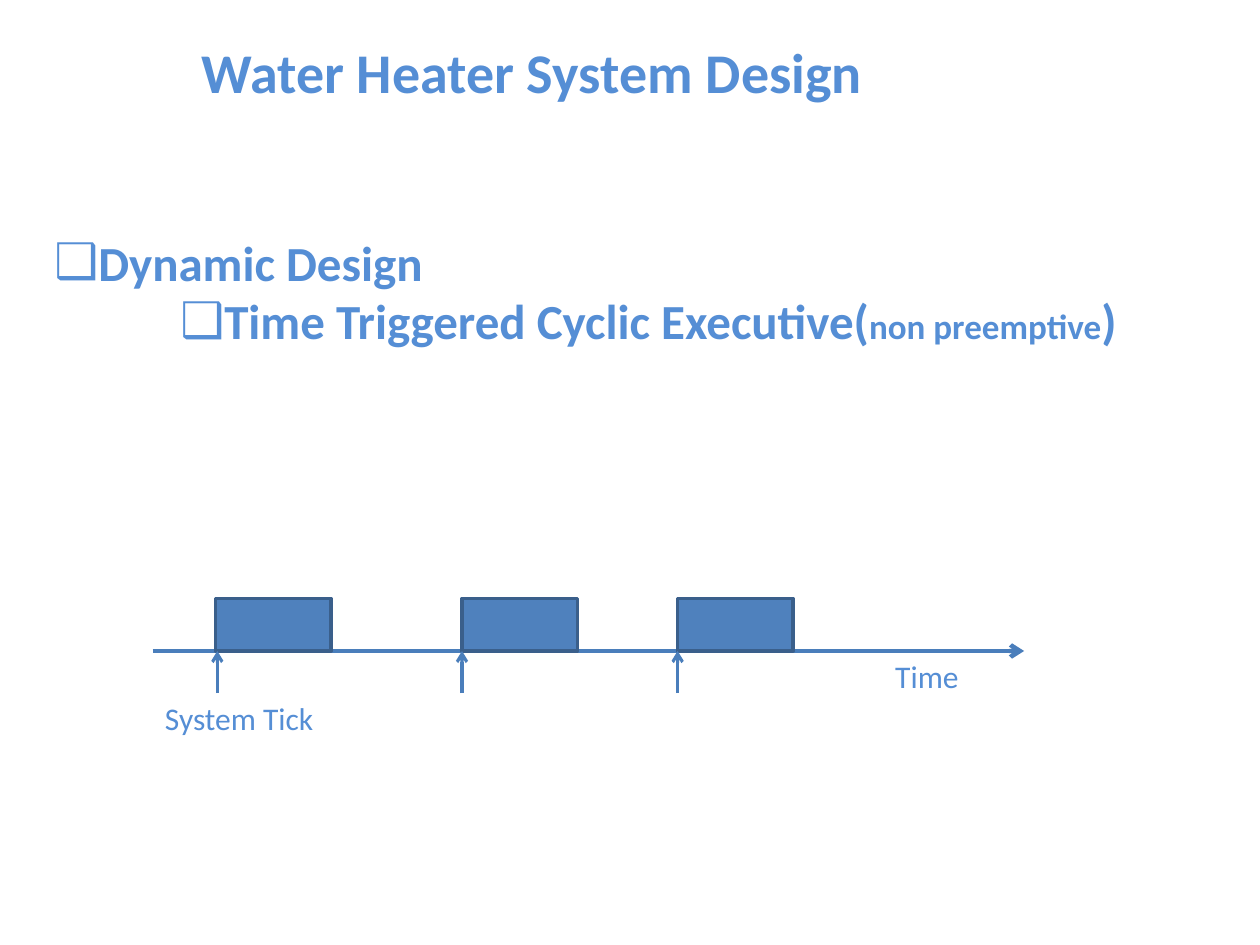
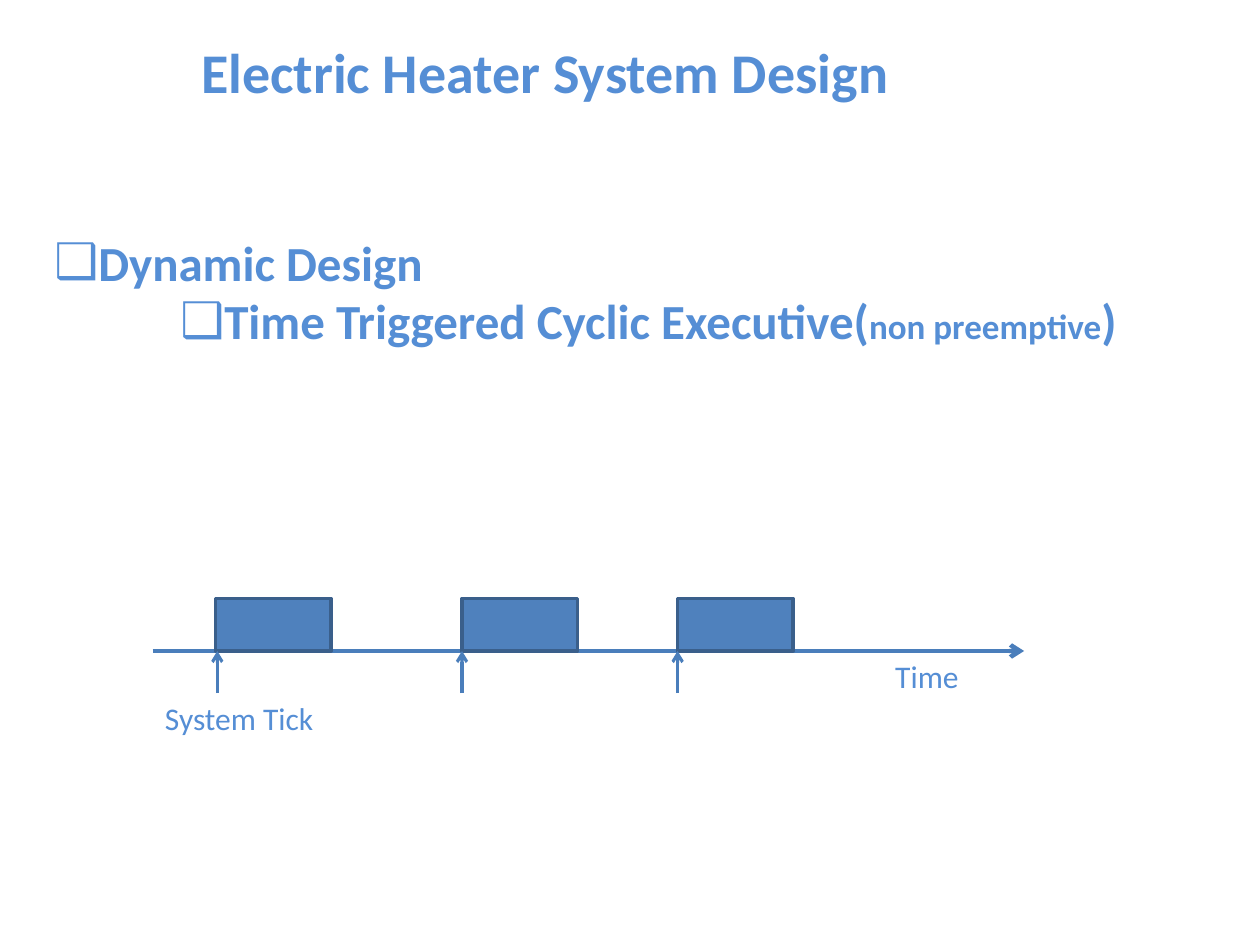
Before and after one commit to Abdelaziz-Sayed-Mohamed/water_heater, a slide deck: slide 1 of WaterHeater.pptx. Drawn at 1260x945 pixels with LibreOffice and Linux fonts; fonts in the diff are those of the drawing. Boxes give left, top, right and bottom in pixels: in the first picture for what was removed or moved away, otherwise in the second. Text is boxed around its words. In the diff, an @@ line names an element or a change of style, - is before the commit and + after.

```diff
--- a/WaterHeater.pptx
+++ b/WaterHeater.pptx
@@ text at (201,53,888,103): text changed @@
-Water Heater System Design
+Electric Heater System Design
```
Also in this commit, not shown: 5 other files.
